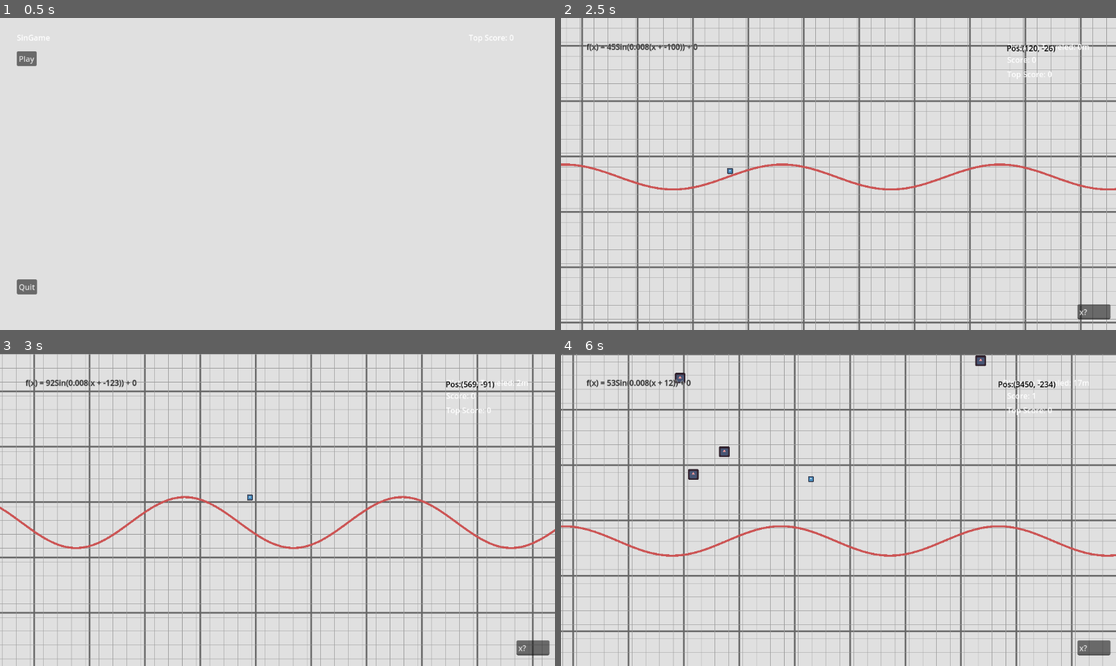
Above: before the commit, frames 1-4 (two rows, left to right).
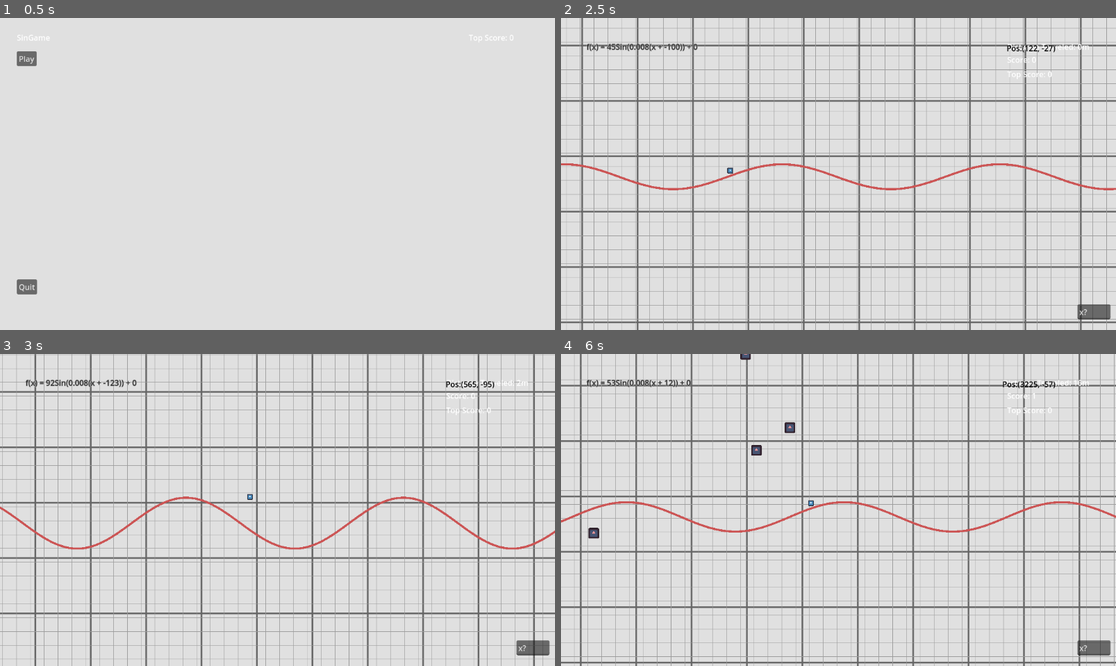
Above: after the commit, the same moments.

Repository: WillowMire/2025GameOffJam
Game: Godot game, scene res://scenes/title_menu.tscn
Same seed, same stepped clock (60 frames per second), same inputs: the game is played once before the commit and once after it. The engine's default icon, where the game draws it, is replaced by a stand-in: a white triangle on a blue panel in a dark square.
Inputs:
- Up to frame 1 (0.5 s): no input
- Up to frame 2 (2.5 s): click "Play" at 0.5 s; tap Enter at 1.25 s; hold Right (right) 1.28-2.03 s; hold Down (down) from 2.03 s (still down)
- Up to frame 3 (3 s): release Down (down) at 2.78 s; hold Right (right) from 2.78 s (still down)
- Up to frame 4 (6 s): release Right (right) at 3.53 s; hold Up (up) 3.53-4.28 s; hold Left (left) 4.28-5.78 s; hold Down (down) from 5.78 s (still down)

Frame 1 is identical in both runs. In frame 2, 3.3% of the frame differs, in the area x 0-100%, y 8-98%; in frame 3, 17%; in frame 4, 29%, in the area x 0-100%, y 0-100%.

Commit message:
Added score at certain heights, fixed collision again

Diff:
--- a/game-off-2025-sine-wave-game/objects/text_pop_up.tscn
+++ b/game-off-2025-sine-wave-game/objects/text_pop_up.tscn
@@ -3,25 +3,26 @@
 [ext_resource type="Script" uid="uid://d22j1vykbdf5w" path="res://scripts/text_pop_up.gd" id="1_2h1dq"]
 
 [sub_resource type="LabelSettings" id="LabelSettings_2h1dq"]
-font_size = 64
-font_color = Color(0, 0.7607843, 0.36862746, 1)
+font_size = 80
+font_color = Color(1, 0, 0, 1)
 
-[node name="TextPopUp" type="Node2D"]
+[node name="TextPopUp" type="Node2D" node_paths=PackedStringArray("label")]
 script = ExtResource("1_2h1dq")
-alive_time = 0.8
-vertical_speed = 50.0
-horizontal_speed = 25.0
+alive_time = 2.0
+label = NodePath("tpu_label")
+vertical_speed = 75.0
+horizontal_speed = 40.0
 
-[node name="Label" type="Label" parent="."]
+[node name="tpu_label" type="Label" parent="."]
 anchors_preset = 8
 anchor_left = 0.5
 anchor_top = 0.5
 anchor_right = 0.5
 anchor_bottom = 0.5
-offset_left = -20.0
-offset_top = -11.5
-offset_right = 20.0
-offset_bottom = 11.5
+offset_left = -126.0
+offset_top = -55.0
+offset_right = 126.0
+offset_bottom = 55.0
 grow_horizontal = 2
 grow_vertical = 2
 text = "_"
--- a/game-off-2025-sine-wave-game/scenes/arcade.tscn
+++ b/game-off-2025-sine-wave-game/scenes/arcade.tscn
@@ -99,6 +99,8 @@
 downhill_force_mult = 1.4
 max_velocity = 1200.0
 rebound_force = 22.0
+height_to_reach = Array[float]([-800.0, -1400.0, -2000.0])
+points_per_height = Array[int]([10, 30, 50])
 
 [node name="CollisionShape2D" type="CollisionShape2D" parent="PlayerObject"]
 z_index = 2
@@ -357,7 +359,7 @@
 [node name="FXController" type="Node" parent="."]
 script = ExtResource("7_utn3h")
 
-[node name="TextPopUps" type="Node" parent="FXController"]
+[node name="TextPopUps" type="Node2D" parent="FXController"]
 
 [connection signal="body_entered" from="PlayerObject/Area2D" to="PlayerObject" method="_on_area_2d_body_entered"]
 [connection signal="body_exited" from="PlayerObject/Area2D" to="PlayerObject" method="_on_area_2d_body_exited"]
--- a/game-off-2025-sine-wave-game/scripts/arcade_main.gd
+++ b/game-off-2025-sine-wave-game/scripts/arcade_main.gd
@@ -48,16 +48,8 @@
 	dist_traveled = value
 	if value == 0: return
 	if value%10 == 0 && value != prev_dist_traveled:
-		add_score(1)
+		add_score(1, "", Color(0.0, 0.0, 0.0, 0.0))
 	prev_dist_traveled = value
-
-func set_score(value : int):
-	score_label.text = "Score: " + str(value)
-	score = value
-
-func set_top_score(value : int):
-	top_score_label.text = "Top Score: " + str(value)
-	top_score = value
 
 func calc_dist_traveled(distance : int) -> int:
 	#convert distance in pixels to whatever I want
@@ -95,6 +87,23 @@
 	draw_collision()
 	update_sin_collision()
 	update_sin_label()
+
+func add_score(value : int, custom_message = "default", color : Color = Color.BLACK):
+	if game_ended: return
+	score += value
+	match custom_message:
+		"default":
+			fx_controller.inst_text_pop_up(player.global_position, "+ " + str(value), color)
+		_:
+			fx_controller.inst_text_pop_up(player.global_position, custom_message, color)
+
+func set_score(value : int):
+	score_label.text = "Score: " + str(value)
+	score = value
+
+func set_top_score(value : int):
+	top_score_label.text = "Top Score: " + str(value)
+	top_score = value
 
 func update_sin_label():
 	var a = str(roundi(a_var))
@@ -191,7 +200,7 @@
 	var l = get_viewport().get_visible_rect().size.x * (1 / cam.zoom.x) / 2
 	var cent = cam.get_screen_center_position().x
 	visual_vect_array.clear()
-	for x in range(cent - l - 50, cent + l + 200, 10):
+	for x in range(cent - l - 50, cent + l + 200, 5):
 		var i = Vector2(x, func_mult * sin_func_math(x, a_var, b_var, c_var, d_var))
 		visual_vect_array.append(i)
 	line.set_points(visual_vect_array)
@@ -217,7 +226,6 @@
 	initial_c = c_var
 	initial_d = d_var
 	player.connect("game_end", end_game)
-	player.connect("gained_score", add_score)
 	draw_wave()
 	draw_collision()
 	start_sin_collision()
@@ -226,11 +234,6 @@
 	player.global_position = player_start_node.global_position
 	player.freeze = true
 	running = false
-
-func add_score(value : int):
-	if game_ended: return
-	score += value
-	fx_controller.inst_text_pop_up(player.global_position, "+ " + str(value))
 
 func start_game():
 	$CanvasLayer/StartScreen.visible = false
--- a/game-off-2025-sine-wave-game/scripts/enem.gd
+++ b/game-off-2025-sine-wave-game/scripts/enem.gd
@@ -12,4 +12,4 @@
 func _on_close_call_body_exited(body: Node2D) -> void:
 	if body.get_script().get_global_name() == "_PlayerObject":
 		if player_die: return
-		body.gained_score.emit(10)
+		body.game_node.add_score(10, "Close Call!", Color(1.0, 0.2, 0.2, 1.0))
--- a/game-off-2025-sine-wave-game/scripts/fx_controller.gd
+++ b/game-off-2025-sine-wave-game/scripts/fx_controller.gd
@@ -1,10 +1,11 @@
 extends Node
 class_name _FXController
 
-var text_pop_up = preload("res://objects/text_pop_up.tscn")
+var new = preload("res://objects/text_pop_up.tscn")
 
-func inst_text_pop_up(pos : Vector2, text : String):
-	var inst = text_pop_up.instantiate()
+func inst_text_pop_up(pos : Vector2, text : String, color : Color):
+	var inst = new.instantiate()
 	inst.global_position = pos
 	inst.text = text
+	inst.color = color
 	$TextPopUps.add_child(inst)
--- a/game-off-2025-sine-wave-game/scripts/player_object.gd
+++ b/game-off-2025-sine-wave-game/scripts/player_object.gd
@@ -13,8 +13,10 @@
 
 @warning_ignore("unused_signal")
 signal game_end(end_type_name : String)
-@warning_ignore("unused_signal")
-signal gained_score(amount : int)
+
+func _ready() -> void:
+	if height_to_reach.size() != points_per_height.size():
+		push_error("variables 'height_to_reach' and 'points+per_height' must be equal to fucntion correctly")
 
 func _physics_process(_delta: float) -> void:
 	if game_node.game_ended: return
@@ -28,7 +30,6 @@
 	if is_player_below_wave():
 		snap_player_above_wave()
 		revert_vel()
-		print("is snappy bitch")
 		is_snapped = true
 
 	check_player_at_crest()
@@ -36,6 +37,8 @@
 	if self.linear_velocity.length() > max_velocity:
 		var opp = self.linear_velocity.orthogonal().orthogonal()
 		self.apply_central_force(opp.normalized() * rebound_force)
+
+	height_score()
 
 	prev_vel = self.linear_velocity
 
@@ -60,12 +63,33 @@
 
 var is_snapped : bool = false
 func check_player_at_crest():
-	var deriv = game_node.sin_derivative_math(self.global_position.x)
-	if deriv < 0.3 && -0.6 < deriv:
+	var wave_height = game_node.sin_func_math(self.global_position.x)
+	var a = game_node.a_var
+	var n = 20
+	if wave_height < (0 - (a/2) + (a*n/100)):
 		is_snapped = false
 		return
+
+	#var deriv = game_node.sin_derivative_math(self.global_position.x)
+	#if deriv < 0.3 && -0.6 < deriv:
+		#is_snapped = false
+		#return
 	if is_snapped:
 		snap_player_above_wave()
+
+
+@export var height_to_reach : Array[float]
+@export var points_per_height : Array[int]
+
+var last_y
+func height_score():
+	var y = self.global_position.y
+	for i in height_to_reach.size():
+		if y > height_to_reach[i]: continue
+		if last_y < height_to_reach[i]: continue
+		if y < height_to_reach[i]:
+			game_node.add_score(points_per_height[i], "Sky High!", Color(0.927, 0.347, 0.483, 1.0))
+	last_y = y
 
 func _on_area_2d_body_entered(body: Node2D) -> void:
 	if collided: pass #do this for animation
--- a/game-off-2025-sine-wave-game/scripts/text_pop_up.gd
+++ b/game-off-2025-sine-wave-game/scripts/text_pop_up.gd
@@ -1,14 +1,22 @@
 extends Node2D
+class_name _TextPopUp
 
 var text : String = "smth W3nt Wr0ng"
+var color : Color = Color.BLACK
 @export var alive_time : float = 1
 var alive_timer : float = 0
+@export var label : Label
+
 
 @export var vertical_speed : float = 1
 @export var horizontal_speed : float = 1
 
 func _ready() -> void:
-	$Label.text = text
+	alive_timer = 0
+	var lab_set = label.label_settings.duplicate()
+	lab_set.font_color = color
+	label.text = text
+	label.label_settings = lab_set
 
 func _process(delta: float) -> void:
 	move_up(delta)
@@ -17,6 +25,7 @@
 func kill(delta) -> void:
 	alive_timer += delta
 	if alive_timer >= alive_time:
+		print(alive_timer)
 		self.queue_free()
 
 func move_up(delta : float) -> void:
